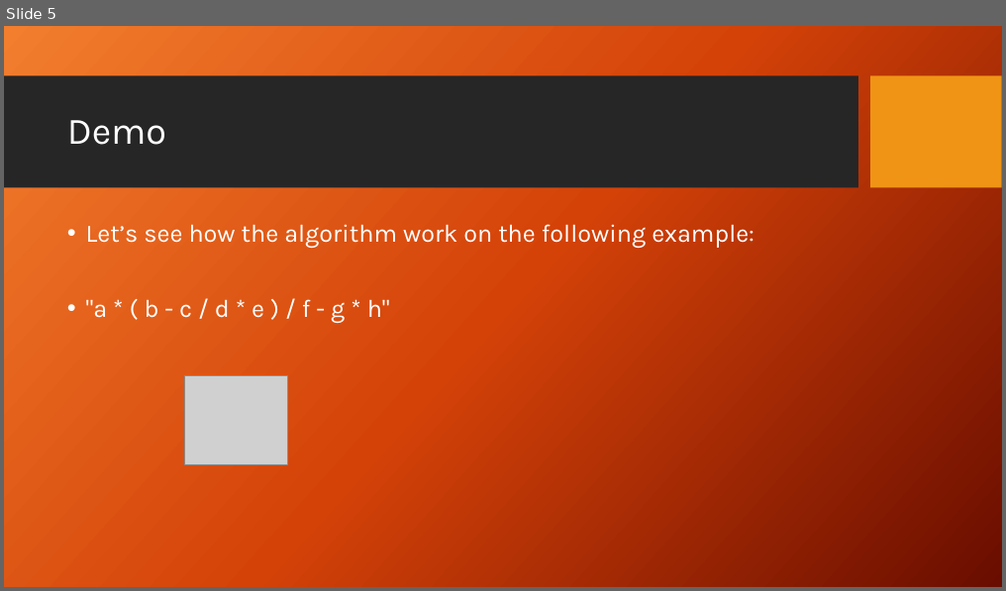
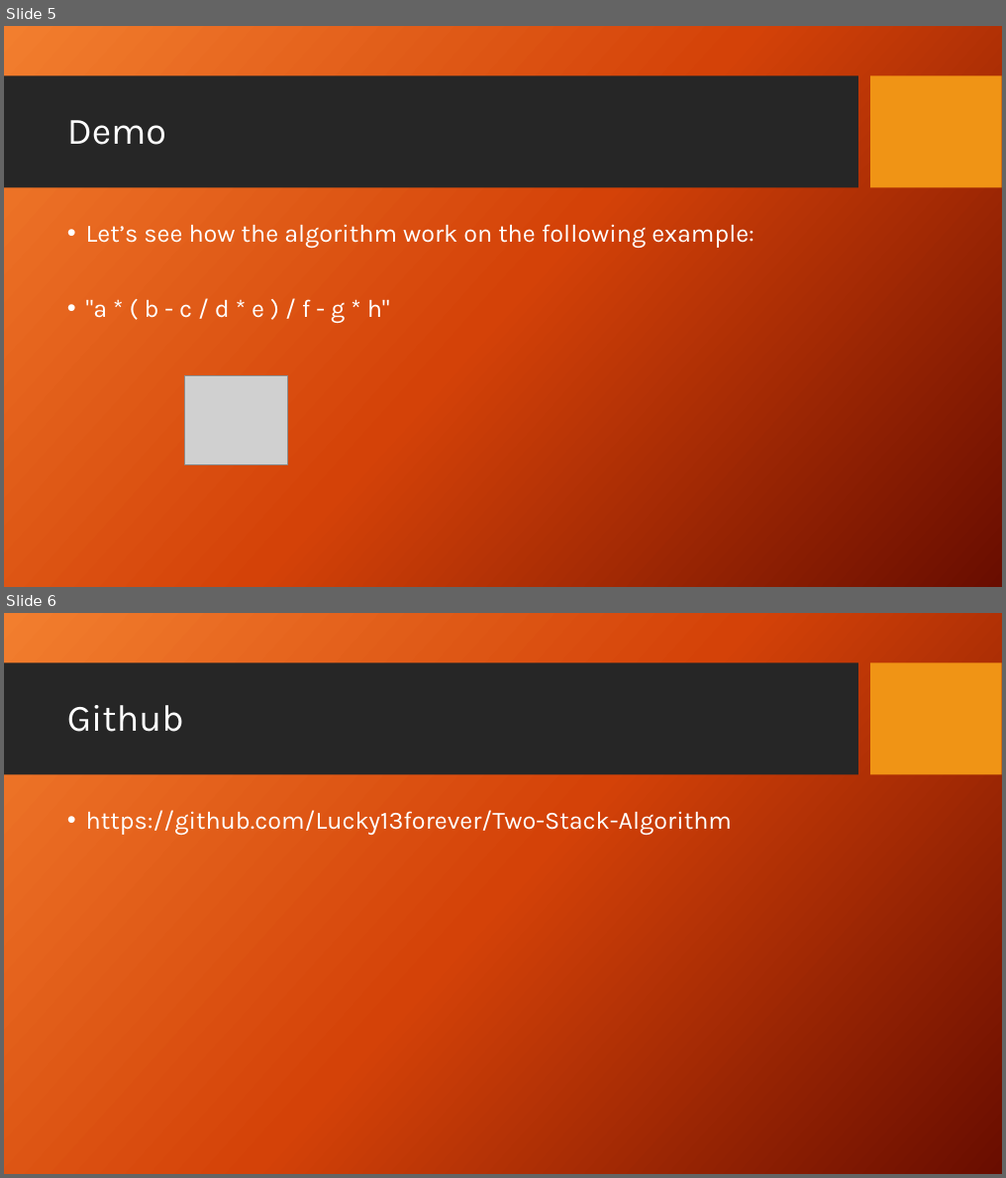
Before and after one commit to Lucky13forever/Two-Stack-Algorithm, a slide deck: 2-stack.pptx. Shown one above the other, each under a label of ours: slide 5 before the commit, slides 5 and 6 after it. The pictures are 1006x591 and 1006x1178 pixels, drawn with LibreOffice and Linux fonts; fonts in the diff are those of the drawing; grey boxes stand for pictures; background and template pictures are left out. Boxes give left, top, right and bottom in pixels: in the first picture for what was removed or moved away, otherwise in the second. Text is boxed around its words. In the diff, an @@ line names an element or a change of style, - is before the commit and + after.

```diff
--- a/2-stack.pptx
+++ b/2-stack.pptx
@@ slide 6 added at (4, 613, 1002, 1174), background picture (left out); not listed: 2 template elements that a slide beside it also shows @@
@@ title added at (67, 705, 184, 732), 36 pt, text #FFFFFF @@
+Github
@@ text added at (86, 810, 732, 835), 24 pt, text #FFFFFF @@
+• https://github.com/Lucky13forever/Two-Stack-Algorithm
```
